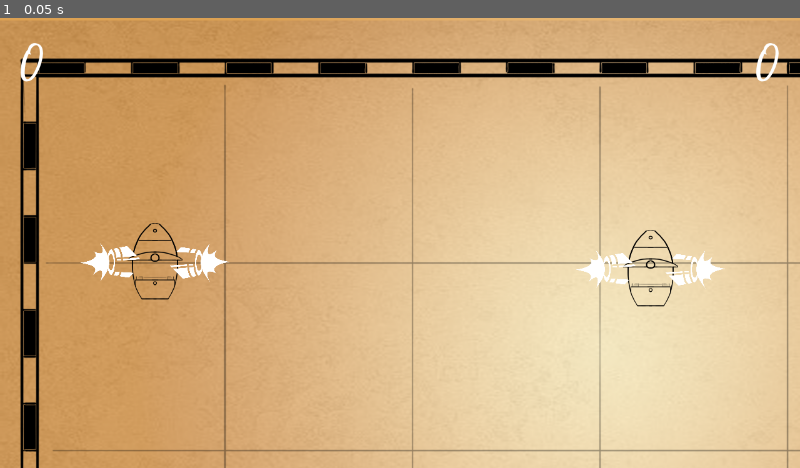
Above: before the commit, frame 1.
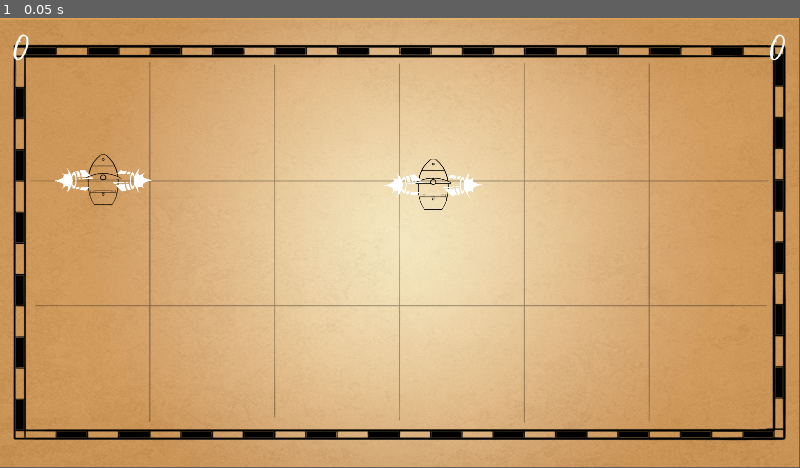
Above: after the commit, the same moment.

Repository: jservant/HighSails
Game: Godot game, scene res://Scenes/Basically Done/Main.tscn
Two runs of this game, one before a commit and one after it. Both use one fixed random seed, a clock stepped at 60 frames per second and the inputs below.
Inputs:
- Up to frame 1 (0.05 s): no input
In our replay, the window is 800x450 before the commit and 799x449 after it. These sizes can differ from the game's own. Grey fills any space a smaller window leaves; there, only what the larger window draws over its background counts as a difference.

The runs differ from the first frame. In frame 1, 58% of the frame differs, in the area x 1-100%, y 0-100%.

Commit message:
Random spawning is in

Diff:
--- a/Scenes/Basically Done/Main.tscn
+++ b/Scenes/Basically Done/Main.tscn
@@ -6,6 +6,7 @@
 [ext_resource path="res://Scripts/Main.gd" type="Script" id=4]
 [ext_resource path="res://Scripts/ShotManager.gd" type="Script" id=5]
 [ext_resource path="res://Art/MapTemplate.png" type="Texture" id=6]
+[ext_resource path="res://Scenes/Needs Work/Spawn.tscn" type="PackedScene" id=7]
 
 [node name="Main" type="Node2D"]
 script = ExtResource( 4 )
@@ -43,3 +44,62 @@
 [node name="HUD" parent="." instance=ExtResource( 3 )]
 
 [node name="Spawns" type="Node" parent="."]
+
+[node name="Spawn0" parent="Spawns" instance=ExtResource( 7 )]
+position = Vector2( 480, 320 )
+
+[node name="Spawn1" parent="Spawns" instance=ExtResource( 7 )]
+position = Vector2( 480, 540 )
+spawnValue = 1
+
+[node name="Spawn2" parent="Spawns" instance=ExtResource( 7 )]
+position = Vector2( 480, 760 )
+spawnValue = 2
+
+[node name="Spawn3" parent="Spawns" instance=ExtResource( 7 )]
+position = Vector2( 960, 320 )
+spawnValue = 3
+
+[node name="Spawn4" parent="Spawns" instance=ExtResource( 7 )]
+position = Vector2( 960, 760 )
+spawnValue = 4
+
+[node name="Spawn5" parent="Spawns" instance=ExtResource( 7 )]
+position = Vector2( 960, 540 )
+spawnValue = 5
+
+[node name="Spawn6" parent="Spawns" instance=ExtResource( 7 )]
+position = Vector2( 1440, 320 )
+spawnValue = 6
+
+[node name="Spawn7" parent="Spawns" instance=ExtResource( 7 )]
+position = Vector2( 1440, 760 )
+spawnValue = 7
+
+[node name="Spawn8" parent="Spawns" instance=ExtResource( 7 )]
+position = Vector2( 1440, 540 )
+spawnValue = 8
+
+[node name="Spawn9" parent="Spawns" instance=ExtResource( 7 )]
+position = Vector2( 1200, 320 )
+spawnValue = 9
+
+[node name="Spawn10" parent="Spawns" instance=ExtResource( 7 )]
+position = Vector2( 1200, 760 )
+spawnValue = 10
+
+[node name="Spawn11" parent="Spawns" instance=ExtResource( 7 )]
+position = Vector2( 1200, 540 )
+spawnValue = 11
+
+[node name="Spawn12" parent="Spawns" instance=ExtResource( 7 )]
+position = Vector2( 720, 320 )
+spawnValue = 12
+
+[node name="Spawn13" parent="Spawns" instance=ExtResource( 7 )]
+position = Vector2( 720, 760 )
+spawnValue = 13
+
+[node name="Spawn14" parent="Spawns" instance=ExtResource( 7 )]
+position = Vector2( 720, 540 )
+spawnValue = 14
--- a/Scenes/Needs Work/Spawn.tscn
+++ b/Scenes/Needs Work/Spawn.tscn
@@ -8,7 +8,5 @@
 script = ExtResource( 1 )
 
 [node name="CollisionShape2D" type="CollisionShape2D" parent="."]
-scale = Vector2( 4, 4 )
+scale = Vector2( 10, 10 )
 shape = SubResource( 1 )
-
-[node name="Position2D" type="Position2D" parent="."]
--- a/Scripts/Player.gd
+++ b/Scripts/Player.gd
@@ -30,6 +30,8 @@
 var local_velocity = Vector2()
 var rotation_dir = 0
 var motor = 0
+var spawnPicker = 0
+var spawnsNotChosen = []
 onready var inWindbox = false
 
 func _physics_process(delta):
@@ -122,7 +124,20 @@
 	respawnTimer.start()
 
 func respawn():
-	self.position = Vector2(500,500)
+	spawnPicker = randi() % spawns.size()
+	for spawn in spawns:
+		if spawn.spawnValue == spawnPicker:
+			var bodiesInSpawn = spawn.get_overlapping_bodies()
+			if bodiesInSpawn.size() == 0:
+				self.position = spawn.position
+				spawnsNotChosen = []
+				spawnPicker = 0
+			else:
+				spawnsNotChosen.append(spawn.spawnValue)
+				spawnPicker = randi() % spawns.size()
+#	for spawn in spawns:
+
+	#self.position = Vector2(500,500)
 	sprite.visible = true
 	#collider.disabled = false
 	print("Player ", player_index+1, " respawned")
--- a/Scripts/Spawn.gd
+++ b/Scripts/Spawn.gd
@@ -1,10 +1,6 @@
 extends Area2D
 
-
-# Declare member variables here. Examples:
-# var a = 2
-# var b = "text"
-
+export (int) var spawnValue = 0
 
 # Called when the node enters the scene tree for the first time.
 func _ready():
--- a/project.godot
+++ b/project.godot
@@ -26,8 +26,8 @@
 
 [display]
 
-window/size/width=1280
-window/size/height=720
+window/size/width=1920
+window/size/height=1080
 window/size/resizable=false
 
 [gui]
Not shown: 1 places in Scenes/Basically Done/Main.tscn that only renumber resources
